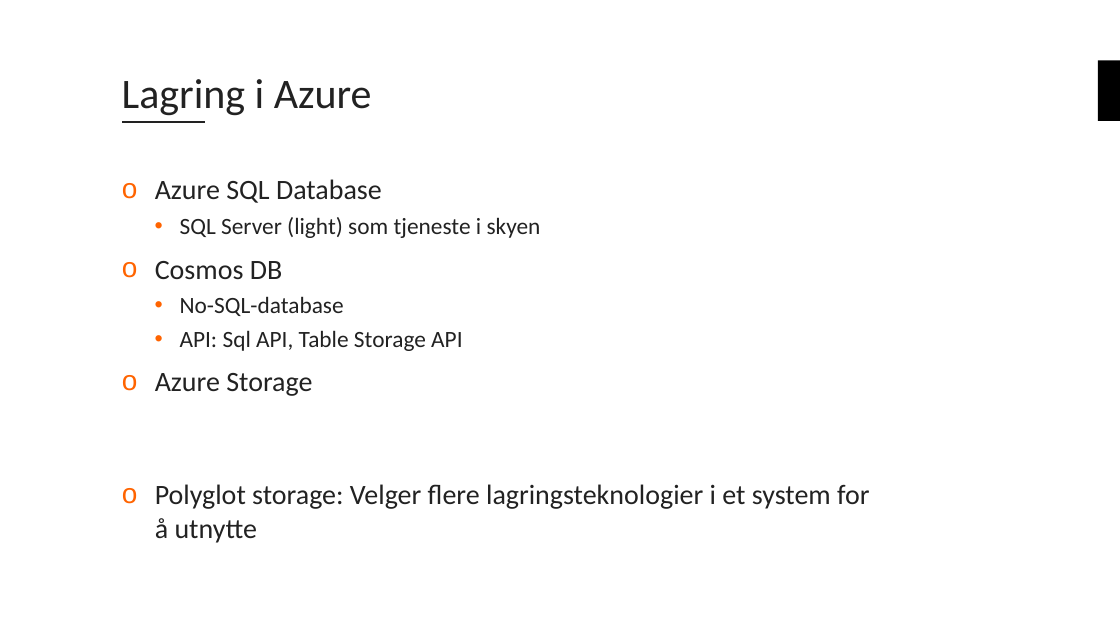
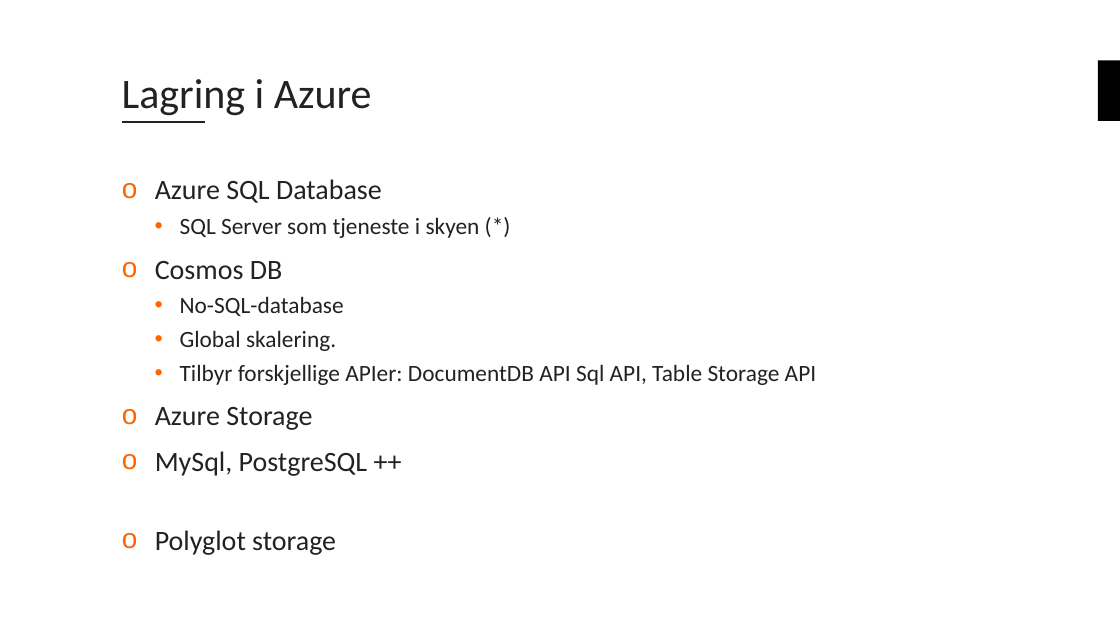
Before and after one commit to bouvet/azure-workshops, a slide deck: slide 24 of Workshop_1/Presentation/Azureskolen-Workshop#1.pptx. Drawn at 1120x630 pixels with LibreOffice and Linux fonts; fonts in the diff are those of the drawing; background and template pictures are left out. Boxes give left, top, right and bottom in pixels: in the first picture for what was removed or moved away, otherwise in the second. Text is boxed around its words. In the diff, an @@ line names an element or a change of style, - is before the commit and + after.

```diff
--- a/Workshop_1/Presentation/Azureskolen-Workshop#1.pptx
+++ b/Workshop_1/Presentation/Azureskolen-Workshop#1.pptx
@@ text at <box>180,217,480,238</box>: text changed @@
-  • SQL Server (light) som tjeneste i skyen
+  • SQL Server som tjeneste i skyen (*)
@@ text at <box>180,330,816,385</box>: text changed @@
-  • API: Sql API, Table Storage API
+  • Global skalering.
+  • Tilbyr forskjellige APIer: DocumentDB API Sql API, Table Storage API
@@ text at <box>155,451,368,555</box>: text changed @@
-o Polyglot storage: Velger flere lagringsteknologier i et system for å utnytte
+o MySql, PostgreSQL ++
+o Polyglot storage
```
Also in this commit, not shown: 7 other slides changed, 1 slide added, 1 slide removed, 4 other files.
